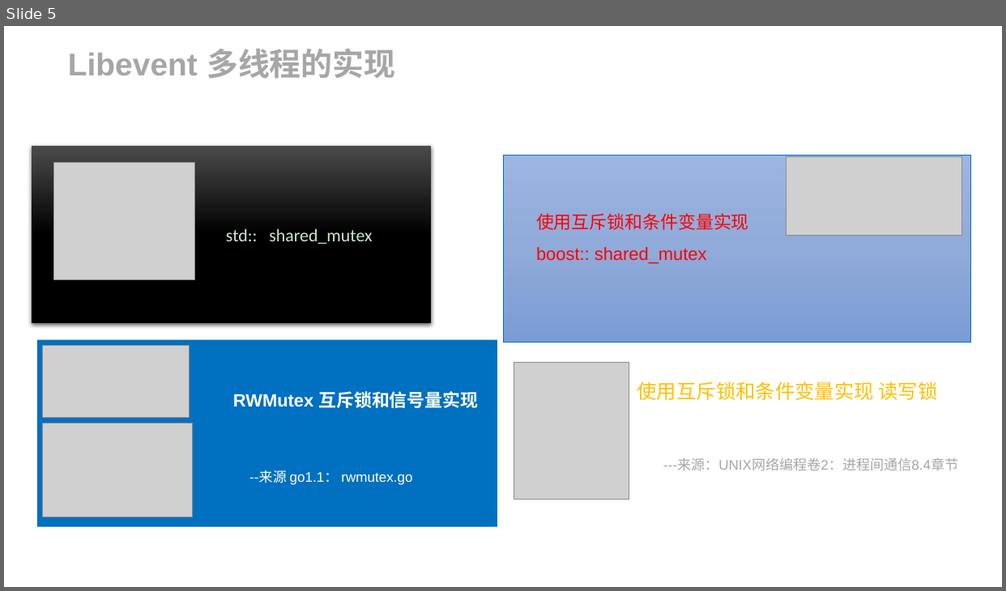
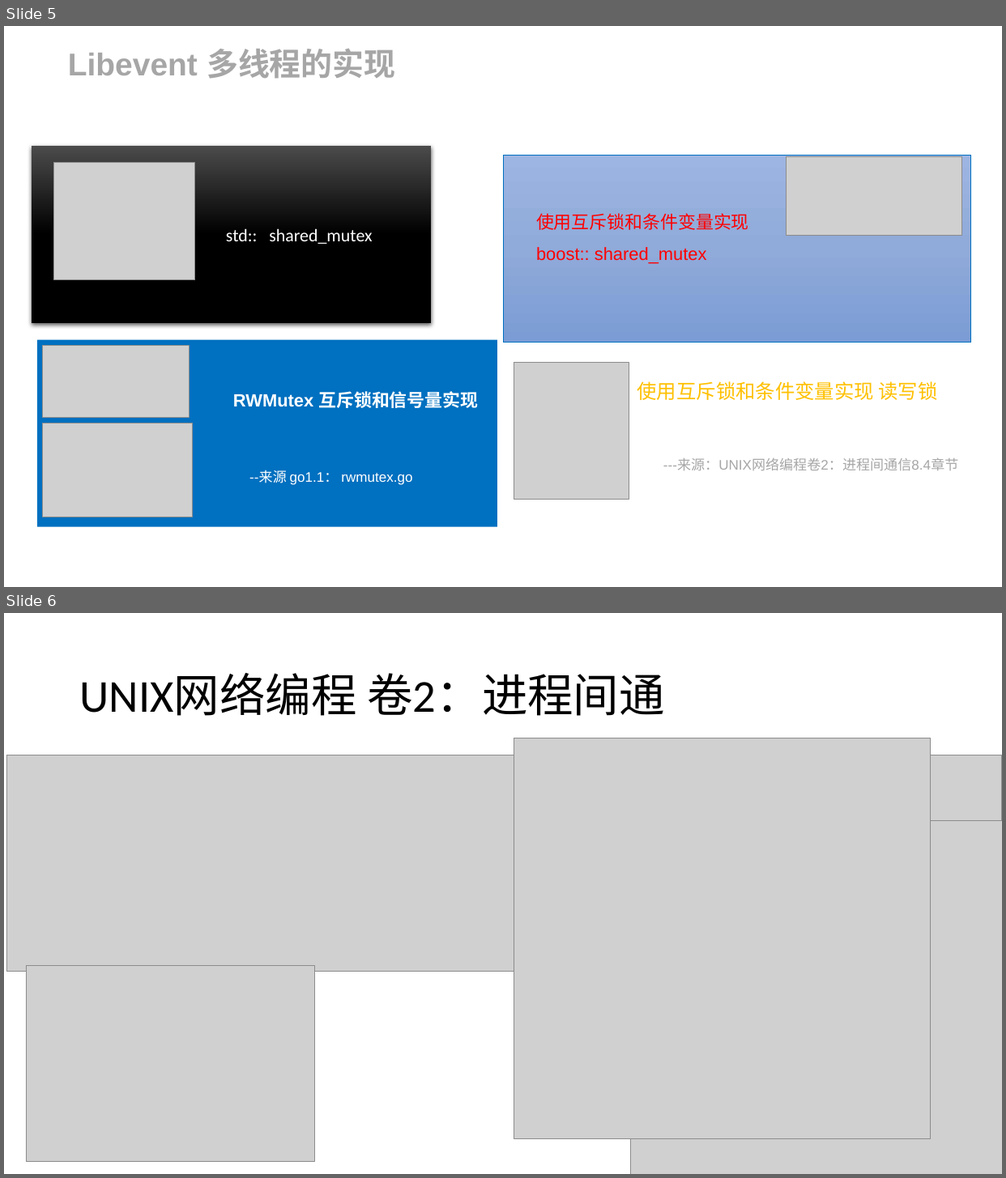
Before and after one commit to wangcy6/weekly, a slide deck: ppt/2020/liunxFQA.pptx. Shown one above the other, each under a label of ours: slide 5 before the commit, slides 5 and 6 after it. The pictures are 1006x591 and 1006x1178 pixels, drawn with LibreOffice and Linux fonts; fonts in the diff are those of the drawing; grey boxes stand for pictures. Boxes give left, top, right and bottom in pixels: in the first picture for what was removed or moved away, otherwise in the second. Text is boxed around its words. In the diff, an @@ line names an element or a change of style, - is before the commit and + after.

```diff
--- a/ppt/2020/liunxFQA.pptx
+++ b/ppt/2020/liunxFQA.pptx
@@ slide 6 added at bbox=[4, 613, 1002, 1174], background #FFFFFF @@
@@ title added at bbox=[79, 673, 665, 716], 46.4 pt, text #000000 @@
+UNIX网络编程 卷2：进程间通
@@ picture added at bbox=[7, 755, 1002, 972] @@
@@ picture added at bbox=[514, 739, 930, 1139] @@
@@ picture added at bbox=[631, 821, 1002, 1174] @@
@@ picture added at bbox=[26, 965, 314, 1161] @@
@@ slide 5 changed as well @@
@@ background #CCE8CF to #FFFFFF @@
@@ rectangle "std:: shared_mutex" at bbox=[32, 146, 431, 323]: text colour #CCE8CF to #FFFFFF @@
```
Also in this commit, not shown: 4 other slides changed, 2 other slides added, 10 other files.
